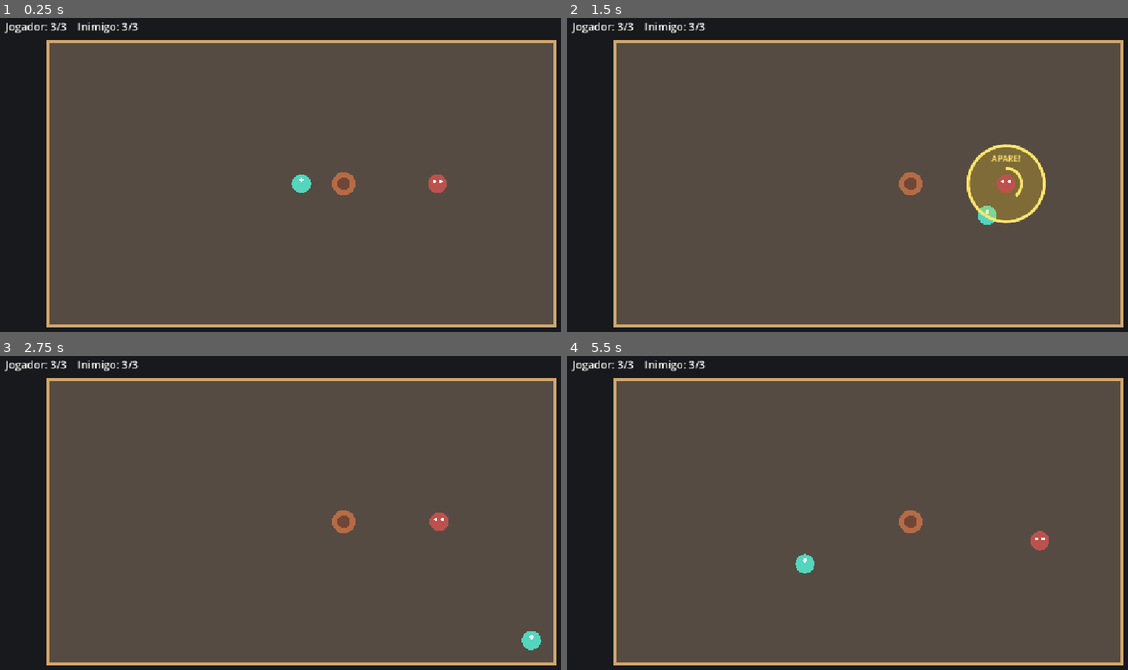
Above: before the commit, frames 1-4 (two rows, left to right).
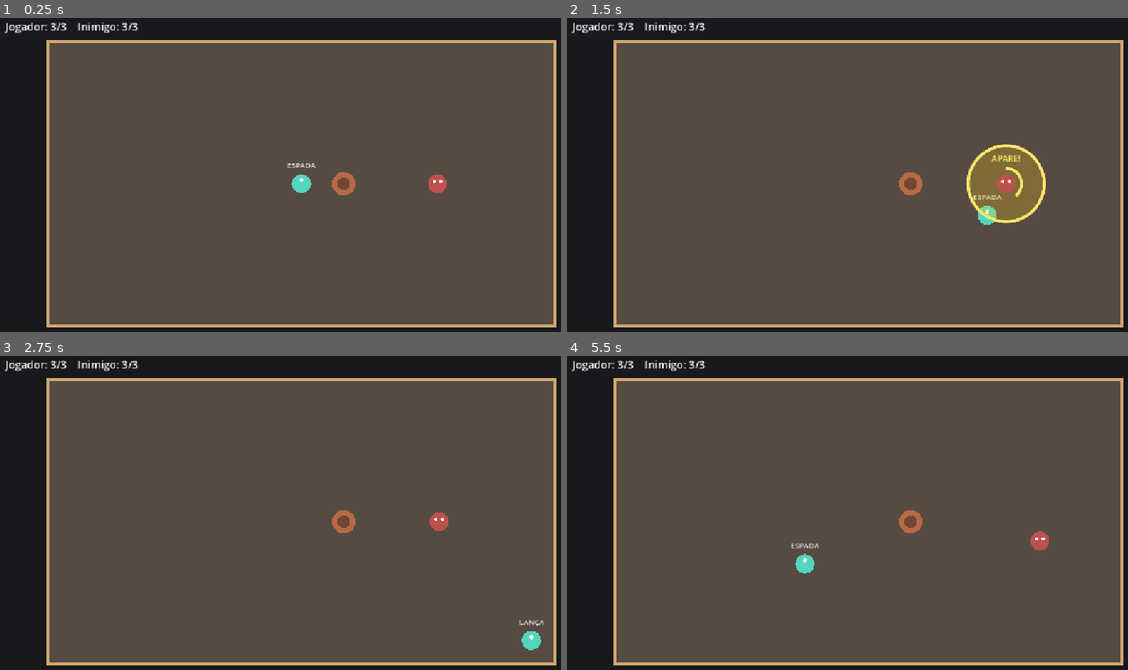
Above: after the commit, the same moments.

Repository: crawzler/Ludus
Game: Godot game, scene res://scenes/arena.tscn
The game is run twice, just before and just after one commit, with the same random seed, the same clock (stepped at 60 frames per second) and the same inputs.
Inputs (mouse positions are in pixels of both pictures, inside the frame that each line leads up to):
- Up to frame 1 (0.25 s): no input
- Up to frame 2 (1.5 s): tap Enter at 0.5 s; move the mouse to (1004, 165) at 0.52 s; hold D (move_right) 0.53-1.28 s; click (1004, 165) at 0.6 s; tap Q (switch_weapon, bound only after the commit) at 0.8, 1.35 s; move the mouse to (746, 200) at 1.27 s; hold S (move_down) from 1.28 s (still down)
- Up to frame 3 (2.75 s): click (179, 538) at 1.55 s; move the mouse to (364, 447) at 2.02 s; release S (move_down) at 2.03 s; hold D (move_right) from 2.03 s (still down); click (364, 447) at 2.1 s; tap Q (switch_weapon, bound only after the commit) at 2.3 s
- Up to frame 4 (5.5 s): move the mouse to (836, 591) at 2.77 s; release D (move_right) at 2.78 s; hold W (move_up) 2.78-3.53 s; right-click (836, 591) at 2.85 s; click (836, 591) at 3.05 s; move the mouse to (1049, 572) at 3.52 s; hold A (move_left) 3.53-5.03 s; tap Space (dodge) at 3.6, 5 s; tap Q (switch_weapon, bound only after the commit) at 3.8, 4.35, 5.3 s; move the mouse to (684, 469) at 4.27 s; click (684, 469) at 4.55 s; move the mouse to (897, 522) at 5.02 s; hold S (move_down) from 5.03 s (still down); click (897, 522) at 5.1 s

The runs differ from the first frame. In frame 1, less than 0.1% of the frame differs, in the area x 51-57%, y 46-48%; in frame 2, less than 0.1%; in frame 3, less than 0.1%; in frame 4, less than 0.1%, in the area x 39-45%, y 59-62%.

Commit message:
feat: add sword and spear weapon swapping
Co-authored-by: GitHub Copilot <copilot@users.noreply.github.com>

Diff:
--- a/project.godot
+++ b/project.godot
@@ -63,6 +63,11 @@
 "events": [Object(InputEventKey,"resource_local_to_scene":false,"resource_name":"","device":-1,"window_id":0,"alt_press …(190 unchanged characters)…
 ]
 }
+switch_weapon={
+"deadzone": 0.2,
+"events": [Object(InputEventKey,"resource_local_to_scene":false,"resource_name":"","device":-1,"window_id":0,"alt_pressed":false,"shift_pressed":false,"ctrl_pressed":false,"meta_pressed":false,"pressed":false,"keycode":0,"physical_keycode":81,"key_label":0,"unicode":0,"location":0,"echo":false,"script":null)
+]
+}
 
 [physics]
 
--- a/scripts/player.gd
+++ b/scripts/player.gd
@@ -3,9 +3,14 @@
 signal health_changed(current_health: int, max_health: int)
 signal defeated
 
+enum Weapon { SWORD, SPEAR }
+
 const MOVE_SPEED: float = 300.0
-const ATTACK_RANGE: float = 48.0
 const ATTACK_DAMAGE: int = 1
+const SWORD_ATTACK_RANGE: float = 48.0
+const SWORD_ATTACK_INTERVAL: float = 0.35
+const SPEAR_ATTACK_RANGE: float = 80.0
+const SPEAR_ATTACK_INTERVAL: float = 0.7
 const ATTACK_FEEDBACK_DURATION: float = 0.12
 const BLOCK_FEEDBACK_DURATION: float = 0.2
 const PARRY_FEEDBACK_DURATION: float = 0.45
@@ -19,6 +24,9 @@
 const PARRY_COLOR: Color = Color("#ffe66d")
 const DODGE_COLOR: Color = Color("#9bfff0")
 
+var equipped_weapon: Weapon = Weapon.SWORD
+var attack_cooldown_remaining: float = 0.0
+var attack_feedback_range: float = SWORD_ATTACK_RANGE
 var attack_feedback_remaining: float = 0.0
 var block_feedback_remaining: float = 0.0
 var parry_feedback_remaining: float = 0.0
@@ -38,6 +46,10 @@
 		velocity = Vector2.ZERO
 		return
 
+	attack_cooldown_remaining = maxf(attack_cooldown_remaining - _delta, 0.0)
+	if Input.is_action_just_pressed("switch_weapon"):
+		_switch_weapon()
+
 	var move_direction: Vector2 = Input.get_vector(
 		"move_left",
 		"move_right",
@@ -90,11 +102,16 @@
 
 
 func _attack() -> void:
+	if attack_cooldown_remaining > 0.0:
+		return
+
+	attack_cooldown_remaining = _weapon_attack_interval()
 	attack_feedback_remaining = ATTACK_FEEDBACK_DURATION
+	attack_feedback_range = _weapon_attack_range()
 	queue_redraw()
 
 	var closest_target: Node2D
-	var closest_distance: float = ATTACK_RANGE
+	var closest_distance: float = attack_feedback_range
 	for target: Node2D in get_tree().get_nodes_in_group("attackable"):
 		var distance: float = global_position.distance_to(target.global_position)
 		if distance <= closest_distance:
@@ -103,6 +120,44 @@
 
 	if closest_target:
 		closest_target.call("take_damage", ATTACK_DAMAGE)
+
+
+func _switch_weapon() -> void:
+	equipped_weapon = Weapon.SPEAR if equipped_weapon == Weapon.SWORD else Weapon.SWORD
+	queue_redraw()
+
+
+func _weapon_attack_range() -> float:
+	match equipped_weapon:
+		Weapon.SWORD:
+			return SWORD_ATTACK_RANGE
+		Weapon.SPEAR:
+			return SPEAR_ATTACK_RANGE
+		_:
+			push_error("Unknown weapon equipped.")
+			return 0.0
+
+
+func _weapon_attack_interval() -> float:
+	match equipped_weapon:
+		Weapon.SWORD:
+			return SWORD_ATTACK_INTERVAL
+		Weapon.SPEAR:
+			return SPEAR_ATTACK_INTERVAL
+		_:
+			push_error("Unknown weapon equipped.")
+			return 0.0
+
+
+func _weapon_display_name() -> String:
+	match equipped_weapon:
+		Weapon.SWORD:
+			return "ESPADA"
+		Weapon.SPEAR:
+			return "LANÇA"
+		_:
+			push_error("Unknown weapon equipped.")
+			return "?"
 
 
 func take_damage(amount: int) -> void:
@@ -159,10 +214,10 @@
 	draw_circle(Vector2.ZERO, 18.0, Color("#54d5bd"))
 	draw_circle(Vector2(0.0, -7.0), 4.0, Color("#f0f4ee"))
 	if attack_feedback_remaining > 0.0:
-		draw_circle(Vector2.ZERO, ATTACK_RANGE, Color(1.0, 0.24, 0.12, 0.18))
+		draw_circle(Vector2.ZERO, attack_feedback_range, Color(1.0, 0.24, 0.12, 0.18))
 		draw_arc(
 			Vector2.ZERO,
-			ATTACK_RANGE,
+			attack_feedback_range,
 			0.0,
 			TAU,
 			48,
@@ -219,3 +274,12 @@
 			14,
 			DODGE_COLOR
 		)
+	draw_string(
+		ThemeDB.fallback_font,
+		Vector2(-46.0, -30.0),
+		_weapon_display_name(),
+		HORIZONTAL_ALIGNMENT_CENTER,
+		92.0,
+		14,
+		Color("#f4f0df")
+	)
Not shown, changed: docs/DECISOES.md
Not shown, changed: docs/DIARIO_DE_DESENVOLVIMENTO.md
Not shown, changed: docs/ESTADO_ATUAL.md
Not shown, changed: docs/GUIA_DE_DESENVOLVIMENTO.md
